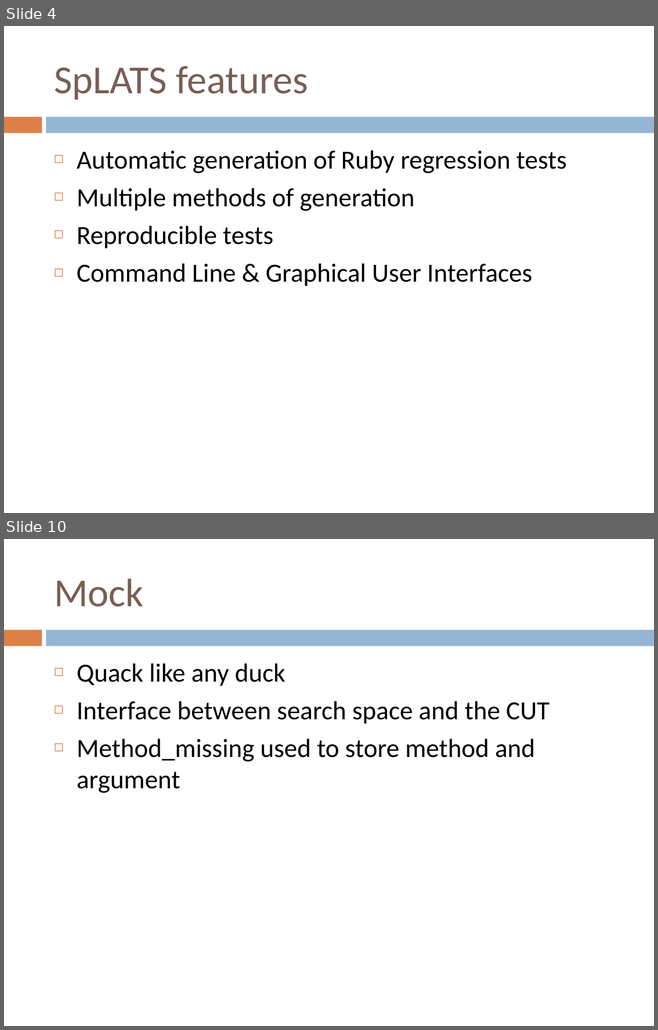
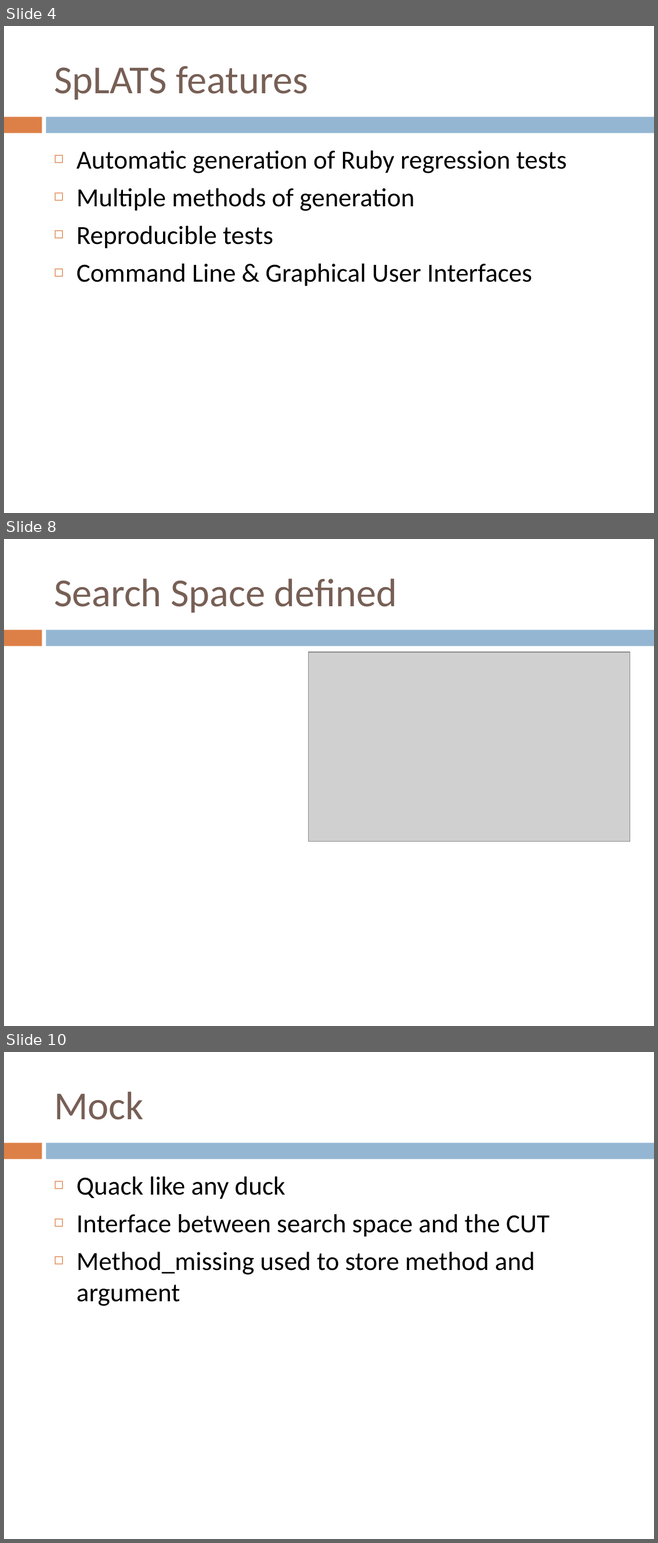
Before and after one commit to IgnoredAmbience/splats, a slide deck: docs/SpLATS.ppt. Shown one above the other, each under a label of ours: slides 4 and 10 before the commit, slides 4, 8 and 10 after it; the slides between them are not shown. The pictures are 658x1030 and 658x1543 pixels, drawn with LibreOffice and Linux fonts; fonts in the diff are those of the drawing; grey boxes stand for pictures. Boxes give left, top, right and bottom in pixels: in the first picture for what was removed or moved away, otherwise in the second. Text is boxed around its words. In the diff, an @@ line names an element or a change of style, - is before the commit and + after.

```diff
--- a/docs/SpLATS.ppt
+++ b/docs/SpLATS.ppt
@@ slide 8 added at <box>4,539,654,1026</box>, background #FFFFFF; not listed: 2 template elements that a slide beside it also shows @@
@@ text added at <box>54,578,397,613</box>, 44 pt, text #775F55 @@
+Search Space defined
@@ picture added at <box>308,652,630,842</box> @@
```
Also in this commit, not shown: 7 slides changed, 1 other slide added, 2 slides removed.
